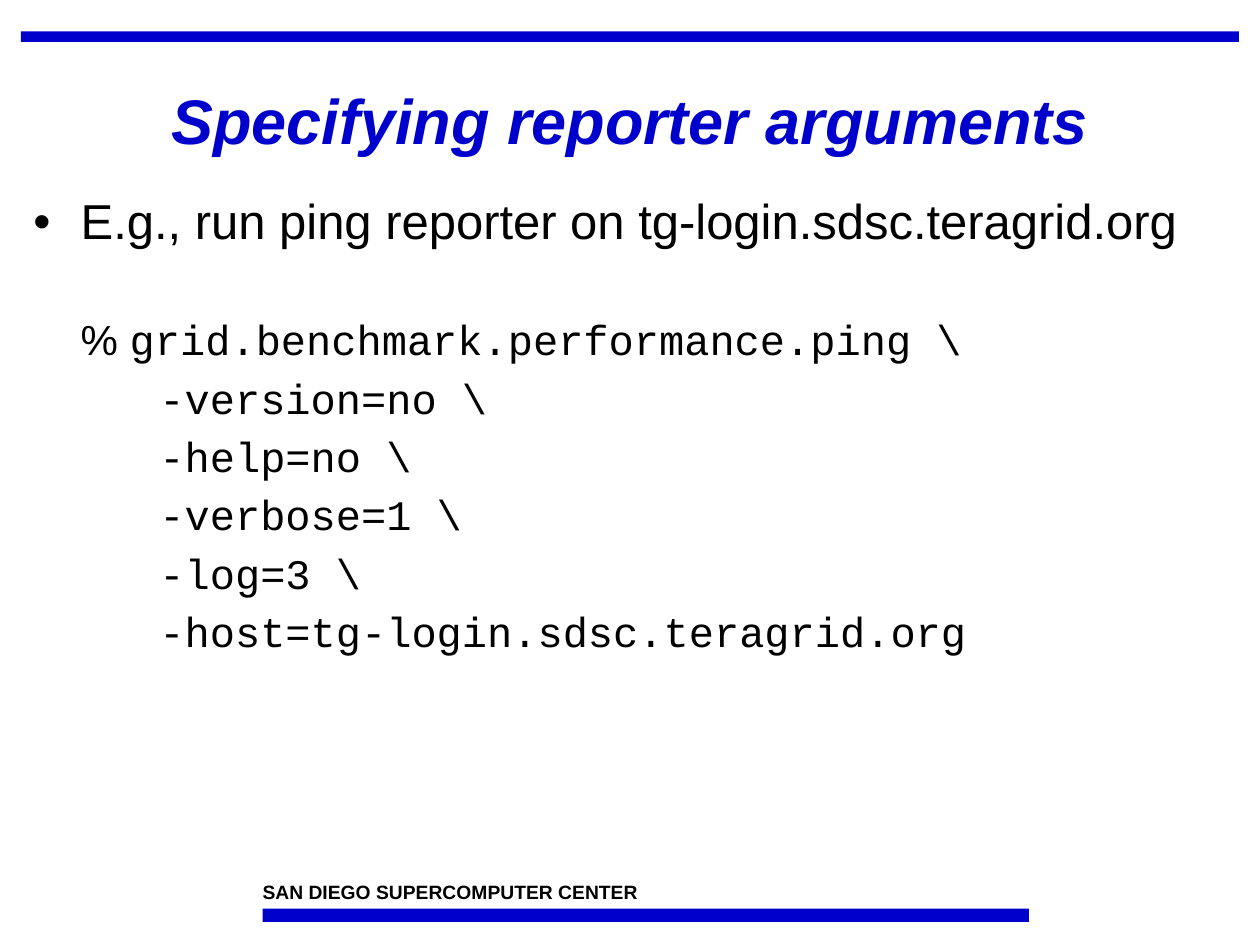
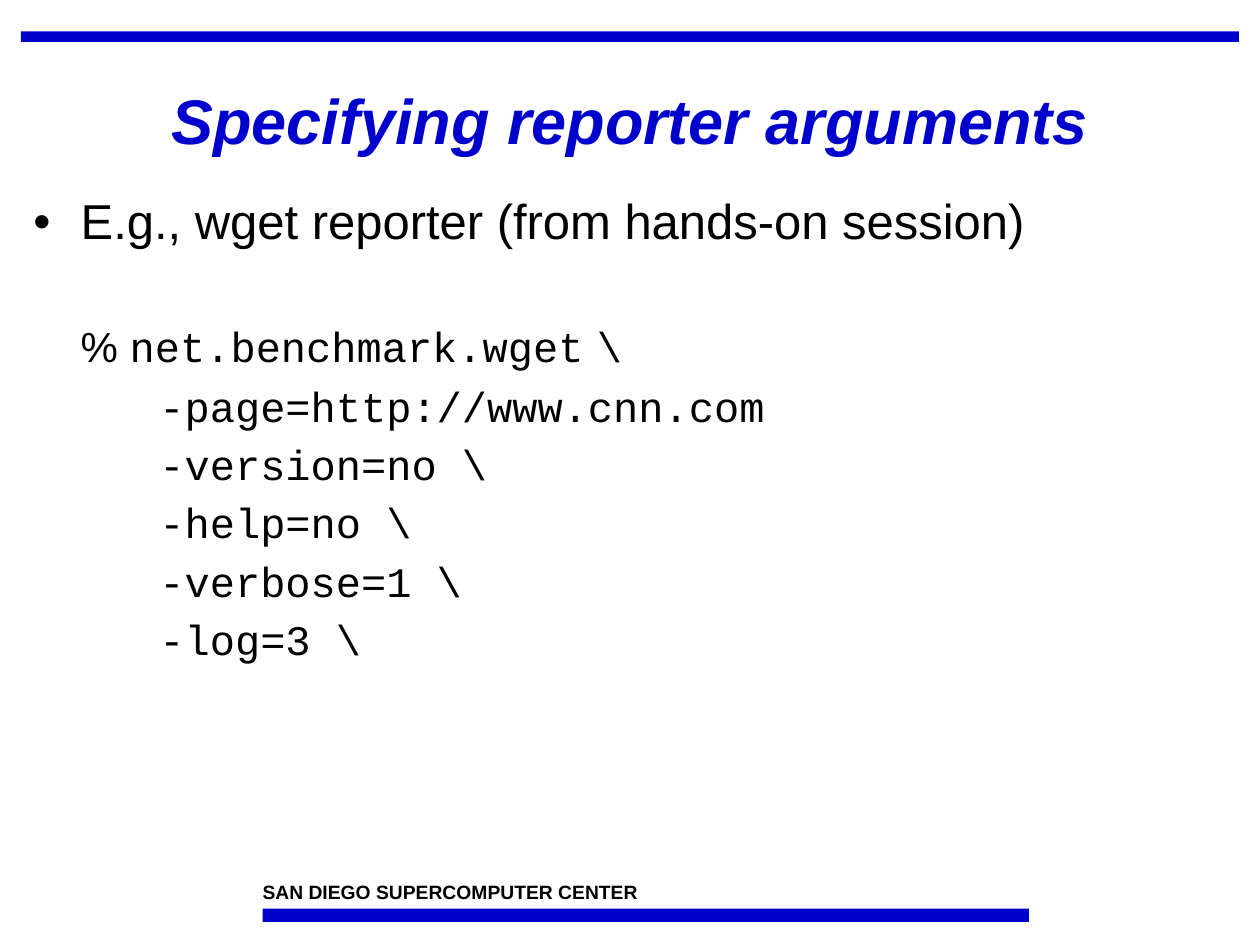
Before and after one commit to IncaProject/inca-xsede, a slide deck: slide 14 of talks/feb-06-workshop/control.ppt (slide 13 before the commit). Drawn at 1260x945 pixels with LibreOffice and Linux fonts; fonts in the diff are those of the drawing; background and template pictures are left out. Boxes give left, top, right and bottom in pixels: in the first picture for what was removed or moved away, otherwise in the second. Text is boxed around its words. In the diff, an @@ line names an element or a change of style, - is before the commit and + after.

```diff
--- a/talks/feb-06-workshop/control.ppt
+++ b/talks/feb-06-workshop/control.ppt
@@ text at box(81, 203, 1024, 431): text changed; size 28 to 24 pt; font Arial to Courier New @@
-• E.g., run ping reporter on tg-login.sdsc.teragrid.org
-% grid.benchmark.performance.ping \
+• E.g., wget reporter (from hands-on session)
+% net.benchmark.wget \
+    -page=http://www.cnn.com
@@ text at box(159, 617, 966, 656): paragraph removed @@
-    -host=tg-login.sdsc.teragrid.org
```
Also in this commit, not shown: 18 other slides changed, 1 slide added, 1 other file.
